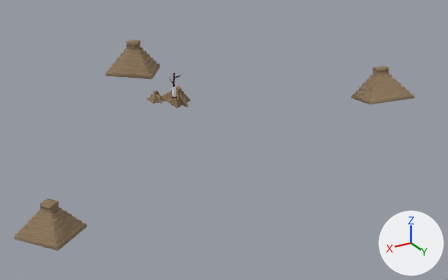
What one commit did to the glTF model assets/models/cycle_2.glb.
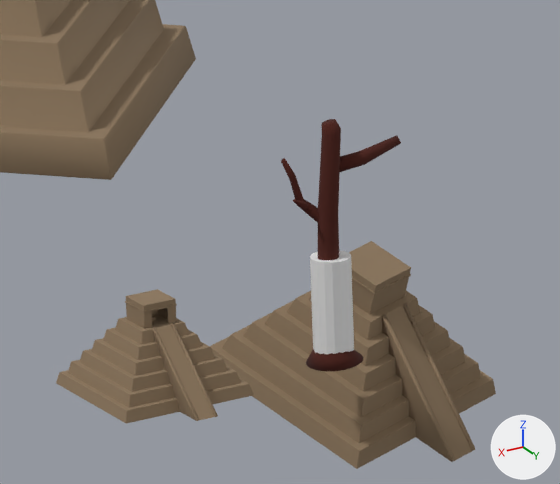
Each version appears first from a camera (50 mm lens) standing at (421.0, 873.0, 344.0) and looking at (-65.0, 64.0, -61.0), and next in a close-up on the part from 31% to 44% of the width and 22% to 39% of the height. Every picture has the same lights, and +X, +Y and +Z are marked at lower right. Where no turn or scale is listed for an object, it has been applied to the vertices. Vertices at the same position are counted once.

In view in the first close-up: 'Cylinder', 'Pyramid', 'Pyramid.001', 'Pyramid.003', 'Stairs', 'Stairs.001', 'TreeLower'.
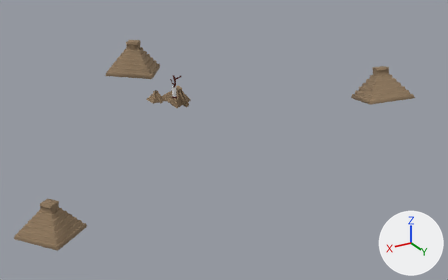
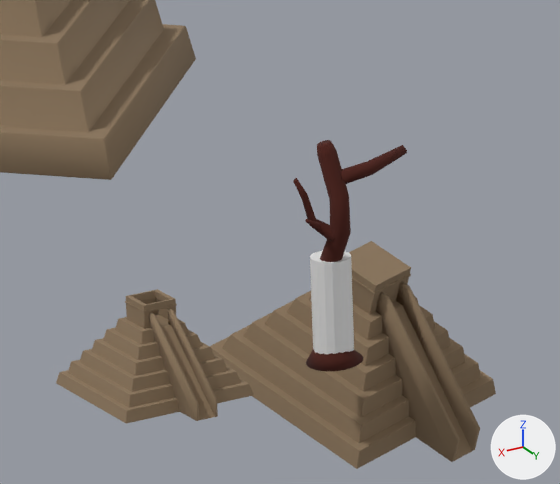
What the commit changed:
me_stairs_col is used by ob_stairs_001; location (-24.9, -28.3, -8.4).
me_stairs_col had 23 vertices, 42 faces and spanned x -12.7..0.6, y 3.6..23.6, z -10.8..14.1.
me_stairs_col now has 31 vertices, 58 faces and spans x -12.9..0.6, y 3.6..25.2, z -10.8..17.9.
Part 1, on me_stairs_col:
2 vertices are removed from x -5.9..-0.3, y 10.1..12.3, z 13.6..14.1.
12 faces are deleted.
6 vertices move from x -12.7..-1.0, y 10.4..23.6, z -10.5..14.1 to x -12.9..-0.4, y 8.9..25.2, z -6.4..14.3.
10 vertices are added at x -6.1..0.3, y 8.7..13.5, z 13.8..17.9.
28 new faces join them.
me_pyramid_col is used by ob_pyramid; location (19.5, -11.6, 2.3); rotation (0.0, 0.0, 1.639), in degrees (0, 0, 94).
me_pyramid_col had 156 vertices, 318 faces and spanned x -12.0..12.0, y -12.0..12.0, z -1.0..15.0.
me_pyramid_col now has 162 vertices, 336 faces and spans x -12.0..12.0, y -12.0..12.0, z -1.0..15.0.
Part 2, on me_pyramid_col:
4 vertices are removed from x -2.4..2.7, y -1.5..1.5, z 13.9.
28 faces are deleted.
10 vertices are added at x -2.6..2.7, y -2.2..2.2, z 13.9..15.0.
46 new faces join them.
me_stairs_col_001 is used by ob_stairs; location (19.5, -11.6, 2.3).
me_stairs_col_001 had 23 vertices, 42 faces and spanned x -3.18..1.72, y 3.86..17.6, z -1.0..11.2.
me_stairs_col_001 now has 31 vertices, 58 faces and spans x -3.18..1.79, y 2.85..17.6, z -1.0..13.49.
Part 3, on me_stairs_col_001:
2 vertices are removed from x -2.27..1.72, y 3.86..4.13, z 11.2.
12 faces are deleted.
4 vertices in x -3.18..0.81, y 17.32..17.6, z -0.8 move by (0.0, 0.0, 2.87).
2 vertices move from x -1.77..1.23, y 3.89..4.09, z 11.2 to x -1.7..1.29, y 2.89..3.09, z 11.0.
4 vertices are added at (-2.2, 2.85, 11.0), (-2.2, 2.85, 13.49), (1.79, 3.12, 11.0), (1.79, 3.12, 13.49).
6 new vertices lie (0.0, 0.0, 2.49) away from vertices in x -2.27..1.72, y 3.86..4.13, z 11.0..11.2.
28 new faces join them.
me_cylinder is used by ob_treelower; location (-11.3, -6.8, 3.3).
me_cylinder had 544 vertices, 1012 faces and spanned x -13.4..7.5, y -4.8..4.8, z -1.4..40.5.
me_cylinder now has 576 vertices, 1076 faces and spans x -13.9..7.3, y -4.8..5.8, z -1.4..37.0.
me_cylinder part 4: the loose piece of 96 vertices spanning x -13.4..-0.4, y -1.5..1.0, z 31.3..36.2 is turned 4 degrees about the z axis through its middle, then moved by (-0.4, 1.6, -1.4).
me_cylinder part 5: the loose piece of 64 vertices spanning x 2.3..6.8, y -2.4..1.0, z 25.3..28.4 is moved by (-0.2, 3.9, -2.4).
me_cylinder part 6: a new loose piece of 128 vertices spanning x 0.8..7.3, y 1.1..4.7, z 21.0..32.5, in mat_tree (dark red #4d1b10).
me_cylinder part 7: 256 vertices removed from x -2.7..7.5, y -2.8..2.0, z 15.8..40.5; 160 vertices added at x -2.1..2.4, y -2.0..5.8, z 15.0..37.0.

Changed parts and their boxes [x1, y1, x2, y2] in the close-ups (560 x 484 px; the box of a moved part takes in the faces that stretch with it):
'Stairs.001', reshaped (13% wider, 13% taller)
    before: [382, 303, 475, 462]
    after: [375, 282, 480, 462]
'TreeLower', reshaped (8% shorter)
    before: [281, 119, 401, 371]
    after: [293, 140, 407, 371]
'Stairs', reshaped (6% wider, 15% taller)
    before: [153, 324, 218, 421]
    after: [149, 309, 218, 421]
part 2 of me_pyramid_col, built on
    before: [126, 289, 175, 320]
    after: [126, 289, 175, 314]
part 4 of me_cylinder, moved or reshaped
    before: [339, 135, 401, 172]
    after: [341, 145, 407, 184]
part 5 of me_cylinder, moved or reshaped
    before: [293, 199, 309, 210]
    after: [305, 219, 320, 230]
part 6 of me_cylinder, added (red)
    after: [293, 178, 334, 242]
part 7 of me_cylinder, moved or reshaped
    before: [281, 119, 341, 260]
    after: [317, 140, 351, 262]
